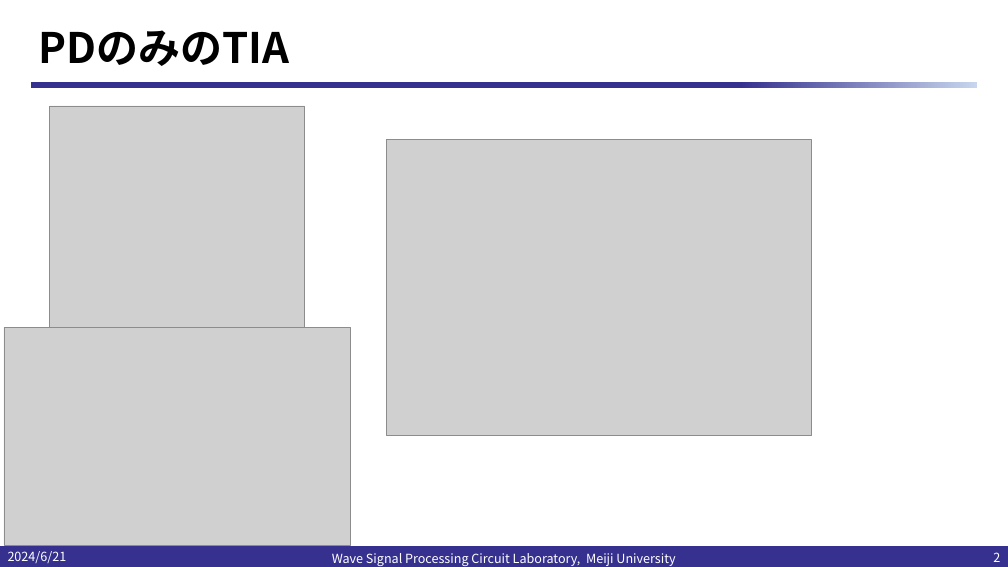
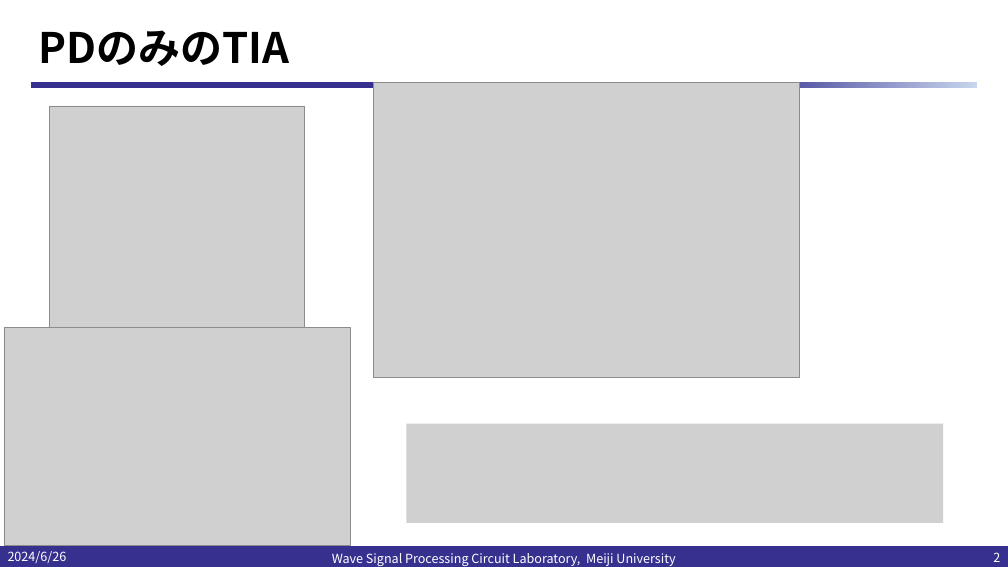
Before and after one commit to kjm-desktop10400/reserch, a slide deck: slide 2 of IHP_2024/20240628/プレゼンテーション2.pptx. Drawn at 1008x567 pixels with LibreOffice and Linux fonts; fonts in the diff are those of the drawing; grey boxes stand for pictures; background and template pictures are left out. Boxes give left, top, right and bottom in pixels: in the first picture for what was removed or moved away, otherwise in the second. Text is boxed around its words. In the diff, an @@ line names an element or a change of style, - is before the commit and + after.

```diff
--- a/IHP_2024/20240628/プレゼンテーション2.pptx
+++ b/IHP_2024/20240628/プレゼンテーション2.pptx
@@ picture: place and size @@
-picture at (386,140,812,436)
+picture at (374,82,799,378)
@@ picture added at (407,424,944,523) @@
@@ text at (8,551,67,563): text changed @@
-2024/6/21
+2024/6/26
```
Also in this commit, not shown: 1 other slide changed, 1 slide added, 1 other file.
